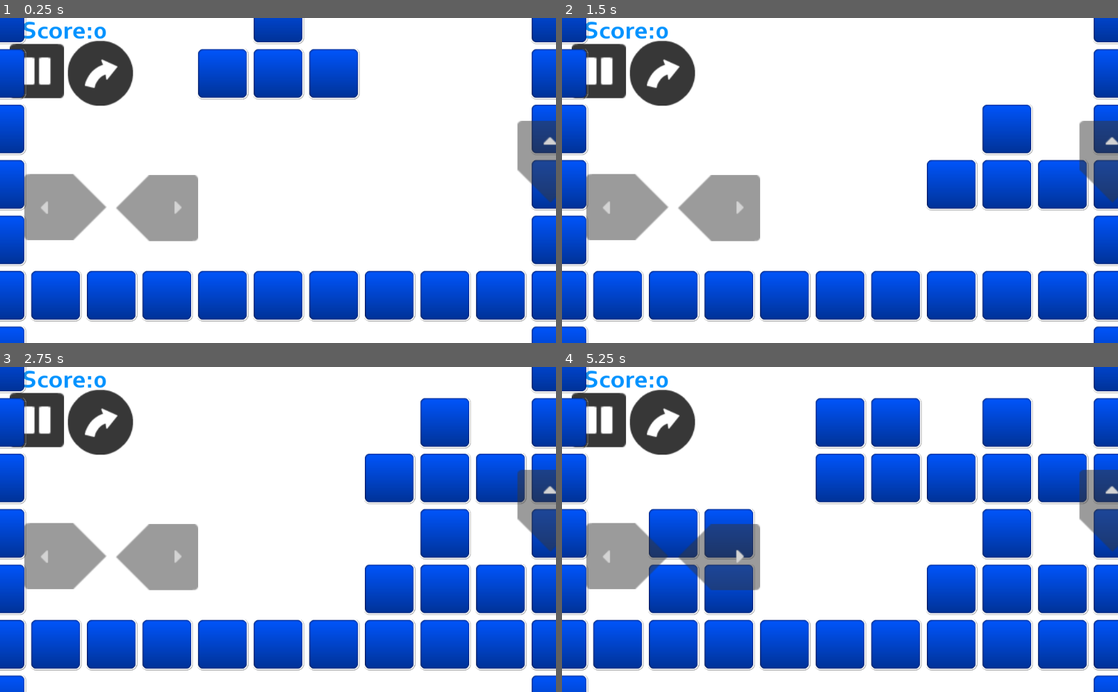
Above: before the commit, frames 1-4 (two rows, left to right).
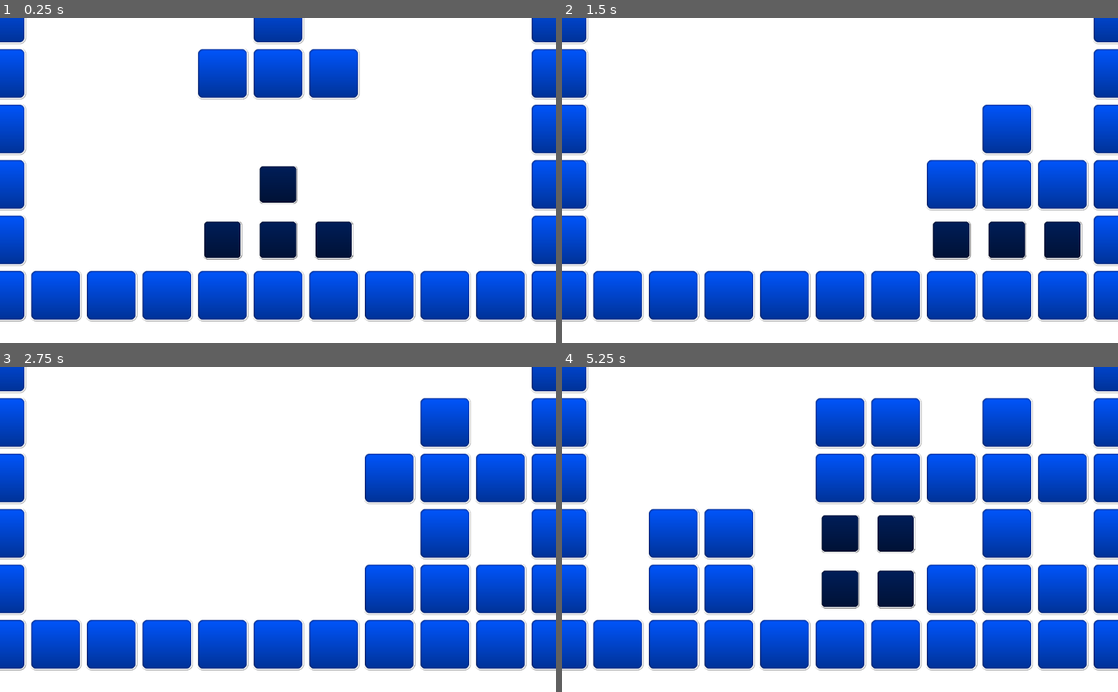
Above: after the commit, the same moments.

Repository: parvizb/Tetris
Game: Godot game, scene res://Main.tscn
Two runs of this game, one before a commit and one after it. Both use one fixed random seed, a clock stepped at 60 frames per second and the inputs below. The engine's default icon, where the game draws it, is replaced by a stand-in: a white triangle on a blue panel in a dark square.
Inputs (mouse positions are in pixels of both pictures, inside the frame that each line leads up to):
- Up to frame 1 (0.25 s): no input
- Up to frame 2 (1.5 s): tap Enter (ui_accept) at 0.5, 0.77 s; move the mouse to (962, 164) at 0.52 s; hold Right (ui_right) 0.53-1.25 s; click (962, 164) at 0.67 s; drag from (728, 196) to (1006, 128) at 1.27 s
- Up to frame 3 (2.75 s): tap Enter (ui_accept) at 2 s; move the mouse to (333, 458) at 2.02 s; hold Right (ui_right) from 2.03 s (still down)
- Up to frame 4 (5.25 s): release Right (ui_right) at 2.75 s; drag from (812, 594) to (951, 477) at 2.77 s; tap Enter (ui_accept) at 3.5, 3.77, 5 s; move the mouse to (1006, 578) at 3.52 s; hold Left (ui_left) 3.53-4.25 s; drag from (673, 480) to (728, 532) at 4.27 s; move the mouse to (867, 529) at 5.02 s; hold Down (ui_down) from 5.03 s (still down); click (867, 529) at 5.17 s

The runs differ from the first frame. In frame 1, 13% of the frame differs, in the area x 0-100%, y 1-100%; in frame 2, 12%; in frame 3, 9.8%; in frame 4, 13%.

Commit message:
14000324

Diff:
--- a/Tetris/Main.gd
+++ b/Tetris/Main.gd
@@ -11,6 +11,8 @@
 var totalRow=0;
 var GameLosed=false;
 export var bb:PackedScene;
+export var tempblock:PackedScene;
+var tblocks=[];
 var score=0;
 var partSize=64
 # Declare member variables here. Examples:
@@ -19,19 +21,22 @@
 func Init():
 	#$Label.z=9999
 	#$Label.z_index=1;
-	$"d-pad".z_index=1;
+	for z in range(0,4):
+		var teb=tempblock.instance()
+		teb.scale=Vector2(partSize/32,partSize/32)
+		tblocks.append(teb)
+		add_child(teb)
+
 	var z=get_viewport_rect().size
-	$"d-pad".position=Vector2(z.x*0.2,z.y-250)
-	$"d-pad/up".global_position.x = z.x- partSize*6;
-	$"d-pad/down".global_position.x = z.x- partSize*6;
+	var buttons=[$left,$right,$up,$down,$pause,$TouchScreenButton]
 
 
-	$"d-pad".scale=Vector2(partSize/32,partSize/32)
+
 	partSize=z.x/10;
 	$CreatePoint.position=Vector2(z.x/2,0)
 	$Polygon2D.scale=Vector2(100,100)
 	var i=0;
-	while(i<z.y+partSize):
+	while(i< (z.y*0.75 )+partSize):
 		totalRow+=1
 		var t=block.instance()
 		t.position=Vector2(0,i)
@@ -48,12 +53,18 @@
 	starty=ty-partSize-partSize
 	while(i<z.x):
 		var t=block.instance()
-		t.position=Vector2(i,ty-partSize)
+		t.position=Vector2(i,ty)
 		t.scale=Vector2(partSize/32,partSize/32)
 		add_child(t)
 		i+=partSize
 		totalCount+=1
 	totalCount-=2
+	$Labe.position.y=starty+partSize*3;
+	for z3 in range(0,buttons.size()):
+		buttons[z3].global_position.x= z3 * (z.x/buttons.size())
+
+		buttons[z3].global_position.y=starty+partSize*4;
+	starty+=partSize
 func createPrefab():
 	var rng = RandomNumberGenerator.new()
 	rng.randomize()
@@ -67,6 +78,7 @@
 	for xx in floatblocks:
 		xx.scale=Vector2(0.25,0.25)
 	print(floatblocks.size())
+	resetGhostBlocks()
 
 # Called when the node enters the scene tree for the first time.
 func _ready():
@@ -113,13 +125,17 @@
 		if(Input.is_action_pressed("ui_left")):
 			if(checkFree(Vector2(-partSize,0))):
 				currentPrefab.position+=Vector2(-partSize,0)
+				resetGhostBlocks()
 		if(Input.is_action_pressed("ui_right")):
 			if(checkFree(Vector2(partSize,0))):
 				currentPrefab.position+=Vector2(partSize,0)
+				resetGhostBlocks()
 		if(Input.is_action_pressed("ui_up")):
 			currentPrefab.rotation_degrees+=90
 			if(checkFree(Vector2(1,0))==false):
 				 currentPrefab.rotation_degrees-=90
+			else:
+				resetGhostBlocks()
 		mtime=0
 	innerTime+=delta
 	if(Input.is_action_pressed("ui_down")):
@@ -134,7 +150,7 @@
 			createPrefab()
 			if(checkFree(Vector2(0,1))==false):
 				GameLosed=true;
-				$Label.text+=" You Losed!"
+				$Labe/Label.text+=" You Losed!"
 
 func clearfilledRow():
 	var counter=Array();
@@ -161,7 +177,7 @@
 					 z2.position.y+=partSize
 	p=p*p;
 	score+=p*100;
-	$Label.text="Score:" + str(score)
+	$Labe/Label.text="Score:" + str(score)
 
 	pass
 
@@ -169,3 +185,10 @@
 # Called every frame. 'delta' is the elapsed time since the previous frame.
 #func _process(delta):
 #	pass
+func resetGhostBlocks():
+	var y=0
+	while(checkFree(Vector2(0,y*partSize))==true):
+		y+=1
+	for z in range(0,4):
+		tblocks[z].position=floatblocks[z].global_position
+		tblocks[z].position.y+=(y-1)*partSize
--- a/Tetris/Main.tscn
+++ b/Tetris/Main.tscn
@@ -9,29 +9,48 @@
 [ext_resource path="res://block2.tscn" type="PackedScene" id=7]
 [ext_resource path="res://blz.tscn" type="PackedScene" id=8]
 [ext_resource path="res://new_dynamicfont.tres" type="DynamicFont" id=9]
-[ext_resource path="res://dpad/DPad.tscn" type="PackedScene" id=10]
+[ext_resource path="res://flatDark02.png" type="Texture" id=10]
 [ext_resource path="res://flatDark44.png" type="Texture" id=11]
 [ext_resource path="res://flatDark13.png" type="Texture" id=12]
+[ext_resource path="res://flatDark09.png" type="Texture" id=13]
+[ext_resource path="res://flatDark04.png" type="Texture" id=14]
+[ext_resource path="res://flatDark05.png" type="Texture" id=15]
+[ext_resource path="res://tempblock.tscn" type="PackedScene" id=16]
 
 [node name="Node2D" type="Node2D"]
 script = ExtResource( 1 )
 Prefabs = [ ExtResource( 4 ), ExtResource( 6 ), ExtResource( 5 ), ExtResource( 2 ), ExtResource( 3 ) ]
 block = ExtResource( 7 )
 bb = ExtResource( 8 )
+tempblock = ExtResource( 16 )
 
-[node name="Label" type="Label" parent="."]
-show_behind_parent = true
-margin_left = 40.0
-margin_top = 2.0
-margin_right = 197.0
-margin_bottom = 103.0
-custom_fonts/font = ExtResource( 9 )
-custom_colors/font_color = Color( 0, 0.576471, 1, 1 )
-text = "Score:0
-"
-__meta__ = {
-"_edit_use_anchors_": false
-}
+[node name="left" type="TouchScreenButton" parent="."]
+position = Vector2( 124.727, 41.9411 )
+scale = Vector2( 1.5, 1.5 )
+normal = ExtResource( 14 )
+pressed = ExtResource( 14 )
+action = "ui_left"
+
+[node name="right" type="TouchScreenButton" parent="."]
+position = Vector2( 249.727, 41.9411 )
+scale = Vector2( 1.5, 1.5 )
+normal = ExtResource( 15 )
+pressed = ExtResource( 15 )
+action = "ui_right"
+
+[node name="up" type="TouchScreenButton" parent="."]
+position = Vector2( 389.727, 41.9411 )
+scale = Vector2( 1.5, 1.5 )
+normal = ExtResource( 13 )
+pressed = ExtResource( 13 )
+action = "ui_up"
+
+[node name="down" type="TouchScreenButton" parent="."]
+position = Vector2( 389.727, 41.9411 )
+scale = Vector2( 1.5, 1.5 )
+normal = ExtResource( 10 )
+pressed = ExtResource( 10 )
+action = "ui_down"
 
 [node name="Polygon2D" type="Polygon2D" parent="."]
 position = Vector2( 0, -5.65686 )
@@ -43,7 +62,7 @@
 position = Vector2( 380, 49 )
 
 [node name="TouchScreenButton" type="TouchScreenButton" parent="."]
-position = Vector2( 124.727, 41.9411 )
+position = Vector2( 285.948, 194.676 )
 scale = Vector2( 1.5, 1.5 )
 normal = ExtResource( 11 )
 pressed = ExtResource( 11 )
@@ -56,6 +75,18 @@
 pressed = ExtResource( 12 )
 action = "ui_accept"
 
-[node name="d-pad" parent="." instance=ExtResource( 10 )]
+[node name="Labe" type="Node2D" parent="."]
+
+[node name="Label" type="Label" parent="Labe"]
 show_behind_parent = true
-position = Vector2( 120.75, 182.817 )
+margin_left = -2.42648
+margin_top = -14.9706
+margin_right = 154.574
+margin_bottom = 86.0294
+custom_fonts/font = ExtResource( 9 )
+custom_colors/font_color = Color( 0, 0.576471, 1, 1 )
+text = "Score:0
+"
+__meta__ = {
+"_edit_use_anchors_": false
+}
--- /dev/null
+++ b/Tetris/tempblock.tscn
@@ -0,0 +1,12 @@
+[gd_scene load_steps=3 format=2]
+
+[ext_resource path="res://box-highres.png" type="Texture" id=1]
+[ext_resource path="res://block2.gd" type="Script" id=2]
+
+[node name="Node2D" type="Node2D"]
+script = ExtResource( 2 )
+
+[node name="Sprite" type="Sprite" parent="."]
+modulate = Color( 0.356863, 0.352941, 0.352941, 1 )
+scale = Vector2( 0.3, 0.3 )
+texture = ExtResource( 1 )
Not shown: 1 places in Tetris/Main.tscn that only renumber resources
Binary file added: Tetris/flatDark02.png
Not shown, added: Tetris/flatDark02.png.import
Binary file added: Tetris/flatDark04.png
Not shown, added: Tetris/flatDark04.png.import
Binary file added: Tetris/flatDark05.png
Not shown, added: Tetris/flatDark05.png.import
Binary file added: Tetris/flatDark09.png
Not shown, added: Tetris/flatDark09.png.import
Not shown, added: Tetris/Tetris Rel.apk
